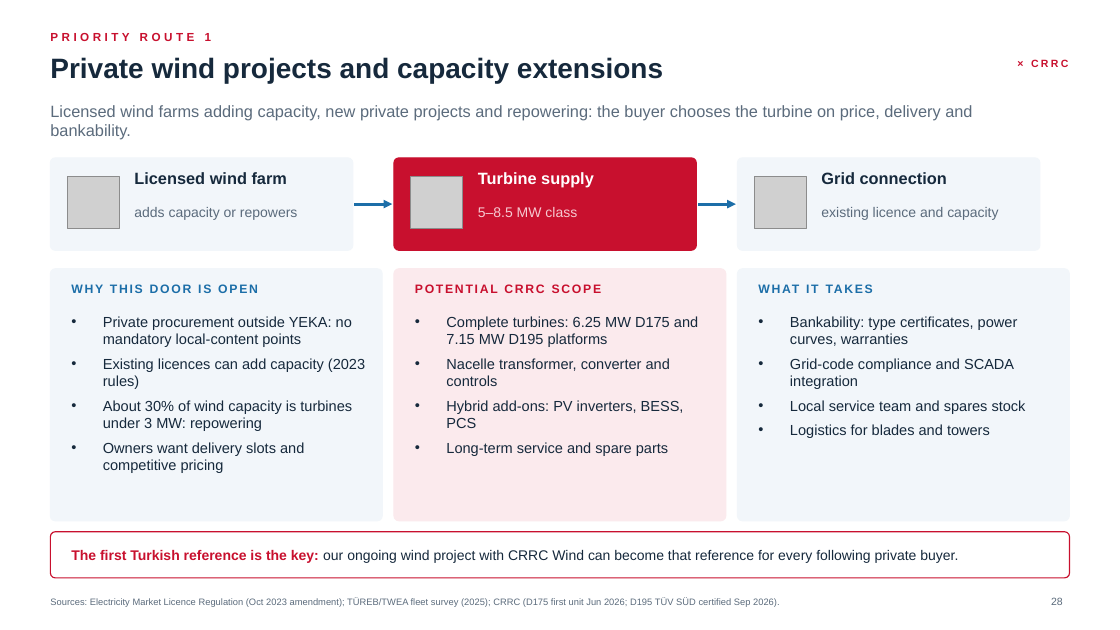
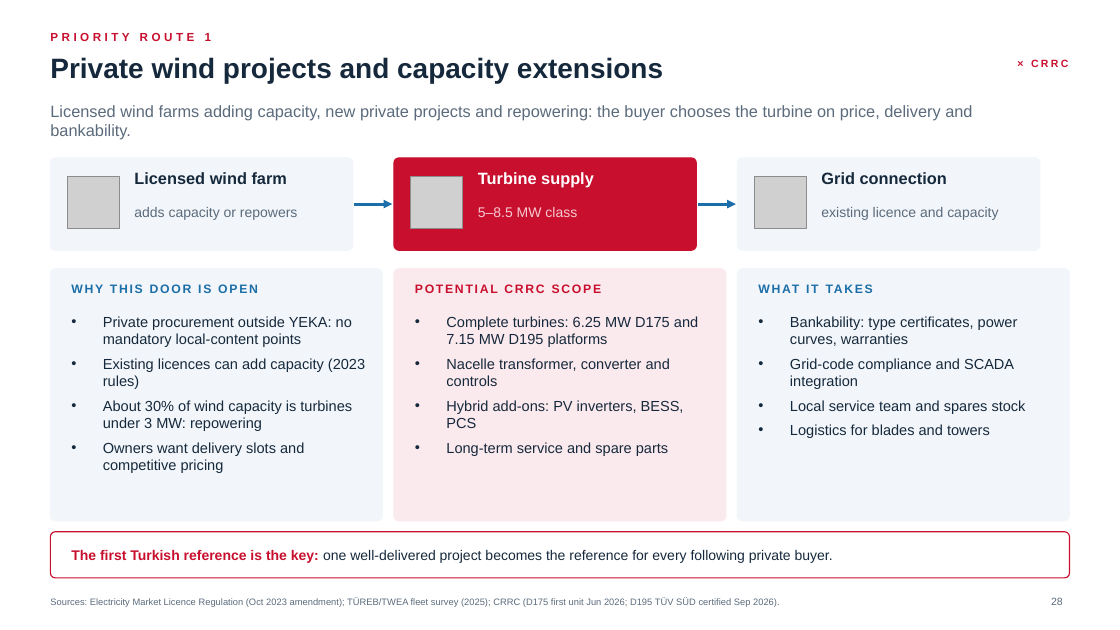
Before and after one commit to taimoorRazi/MultiTransformer, a slide deck: slide 28 of CRRC_Partnership/Ulusoy - CRRC Partnership.pptx. Drawn at 1120x630 pixels with LibreOffice and Linux fonts; fonts in the diff are those of the drawing; grey boxes stand for pictures; background and template pictures are left out. Boxes give left, top, right and bottom in pixels: in the first picture for what was removed or moved away, otherwise in the second. Text is boxed around its words. In the diff, an @@ line names an element or a change of style, - is before the commit and + after.

```diff
--- a/CRRC_Partnership/Ulusoy - CRRC Partnership.pptx
+++ b/CRRC_Partnership/Ulusoy - CRRC Partnership.pptx
@@ text at <box>71,550,833,563</box>: text changed @@
-The first Turkish reference is the key: our ongoing wind project with CRRC Wind can become that reference for every following private buyer.
+The first Turkish reference is the key: one well-delivered project becomes the reference for every following private buyer.
```
Also in this commit, not shown: 9 other slides changed, 13 other files.
